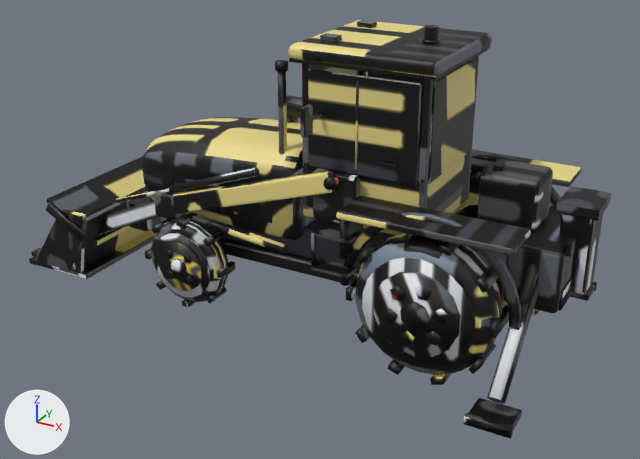
The FBX model unity/CheckoutSimulator/Assets/Resources/EventProps2/Obras_Backhoe.fbx, before and after one commit.
Before and after are seen from a camera (50 mm lens) standing at (4.01, -8.11, 4.87) and looking at (-0.36, -0.16, 0.9). The lights are fixed; the arrows at lower left show +X, +Y and +Z. The first picture is the older version. Where no turn or scale is listed for an object, it has been applied to the vertices. Vertices at exactly the same position are counted once.

Objects in the first picture: 'Obras_Backhoe'.
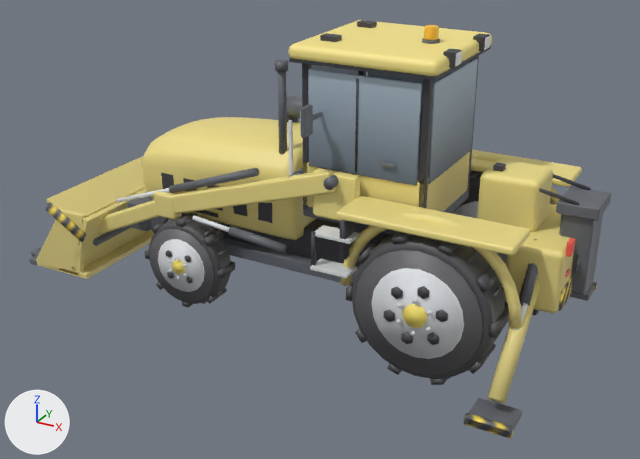
Boxes (x1, y1, x2, y2) around the edits, measured in the pictures (640 x 459 px):
part 1 of me_cube_918, added
    after: (574, 255, 579, 274)
part 2 of me_cube_918, added
    after: (484, 36, 490, 50)
part 3 of me_cube_918, added
    after: (473, 33, 490, 51)
part 4 of me_cube_918, added
    after: (455, 51, 462, 67)
part 5 of me_cube_918, added
    after: (443, 49, 461, 68)
part 6 of me_cube_918, rebuilt (7% wider)
    before: (452, 174, 481, 214)
    after: (452, 172, 483, 213)
part 7 of me_cube_918, rebuilt (6% wider, 7% taller)
    before: (151, 220, 228, 302)
    after: (149, 216, 231, 304)
part 8 of me_cube_918, rebuilt (12% wider, 14% taller)
    before: (153, 233, 210, 297)
    after: (150, 229, 214, 302)
part 9 of me_cube_918, rebuilt (12% narrower, 17% shorter)
    before: (171, 259, 186, 276)
    after: (172, 260, 185, 274)
part 10 of me_cube_918, rebuilt
    before: (185, 275, 193, 284)
    after: (186, 276, 193, 284)
part 11 of me_cube_918, rebuilt
    before: (167, 270, 175, 279)
    after: (167, 272, 174, 279)
part 12 of me_cube_918, deleted
    before: (400, 285, 449, 346)
part 13 of me_cube_918, built on
    before: (158, 172, 502, 375)
    after: (158, 120, 591, 379)
part 14 of me_cube_918, surface changed (lighter)
    both: (29, 20, 611, 439)

Diff of the bpy script that builds the scene:
```diff
--- a/unity/CheckoutSimulator/Assets/Resources/EventProps2/Obras_Backhoe.fbx.py
+++ b/unity/CheckoutSimulator/Assets/Resources/EventProps2/Obras_Backhoe.fbx.py
@@ me_cube_918 @@
 # used by ob_obras_backhoe; location = (0.0, 0.0, 0.0)
-me_cube_918.from_pydata(...)  # 6474 vertices, 5769 faces; spans x -4.05..2.62, y -1.63..1.63, z -0.01..3.23
+me_cube_918.from_pydata(...)  # 7868 vertices, 6688 faces; spans x -4.05..2.62, y -1.63..1.63, z -0.01..3.23
+# me_cube_918 part 1: the loose piece of 24 vertices spanning x 2.47..2.49, y -0.2..0.2, z 1.09..1.21 is copied, and the copy is scaled about its middle by (1, 1.18, 1.4), then moved by (-0.01, 0.0, 0.0); it spans x 2.46..2.48, y -0.23..0.24, z 1.06..1.24
+# me_cube_918 part 2: the loose piece of 24 vertices spanning x -0.2..-0.02, y 0.34..0.46, z 2.98..3.12 is copied, and the copy is scaled about its middle by (0.505, 1.13, 0.81), then moved by (1.28, 0.0, -0.02); it spans x 1.12..1.22, y 0.33..0.47, z 2.97..3.09
+# me_cube_918 part 3: the loose piece of 24 vertices spanning x -0.2..-0.02, y 0.34..0.46, z 2.98..3.12 is copied, and the copy is scaled about its middle by (0.652, 1.36, 1), then moved by (1.26, 0.0, -0.02); it spans x 1.09..1.21, y 0.32..0.48, z 2.96..3.1
+# me_cube_918 part 4: the loose piece of 24 vertices spanning x -0.2..-0.02, y -0.46..-0.34, z 2.98..3.12 is copied, and the copy is scaled about its middle by (0.505, 1.13, 0.81), then moved by (1.28, 0.0, -0.02); it spans x 1.12..1.23, y -0.47..-0.33, z 2.97..3.09
+# me_cube_918 part 5: the loose piece of 24 vertices spanning x -0.2..-0.02, y -0.46..-0.34, z 2.98..3.12 is copied, and the copy is scaled about its middle by (0.652, 1.36, 1), then moved by (1.26, 0.0, -0.02); it spans x 1.1..1.22, y -0.48..-0.32, z 2.96..3.1
+# me_cube_918 part 6: the loose piece of 176 vertices spanning x 0.52..1.98, y 0.71..1.19, z 0.02..1.5 is rebuilt with 144 vertices and now spans x 0.51..1.99, y 0.71..1.19, z 0.02..1.5
+# me_cube_918 part 7: the loose piece of 144 vertices spanning x -2.14..-1.16, y -1.03..-0.73, z 0.02..1.02 is rebuilt with 144 vertices and now spans x -2.15..-1.15, y -1.03..-0.73, z 0.02..1.02
+# me_cube_918 part 8: the loose piece of 36 vertices spanning x -2.03..-1.27, y -1.04..-1.03, z 0.13..0.91 is rebuilt with 48 vertices and now spans x -2.09..-1.21, y -1.04..-1.03, z 0.08..0.96
+# me_cube_918 part 9: the loose piece of 18 vertices spanning x -1.75..-1.55, y -1.1..-1.05, z 0.43..0.62 is rebuilt with 20 vertices and now spans x -1.73..-1.57, y -1.1..-1.05, z 0.44..0.6
+# me_cube_918 part 10: the loose piece of 10 vertices spanning x -1.58..-1.47, y -1.08..-1.06, z 0.35..0.45 is rebuilt with 12 vertices and now spans x -1.56..-1.48, y -1.08..-1.06, z 0.34..0.43
+# me_cube_918 part 11: the loose piece of 10 vertices spanning x -1.83..-1.72, y -1.08..-1.06, z 0.35..0.45 is rebuilt with 12 vertices and now spans x -1.82..-1.74, y -1.08..-1.06, z 0.34..0.43
+# me_cube_918 part 12: 23 loose pieces with 290 vertices, spanning x -1.83..2.5, y -1.24..1.24, z 0.35..1.17, are deleted
+# me_cube_918 part 13: 24 vertices moved within x -1.78..2.5, y -1.08..1.08, z 0.7..1.17; 820 vertices removed from x -2.14..2.5, y -1.26..1.23, z 0.02..1.5; 1966 vertices added at x -2.8..2.5, y -1.28..1.28, z 0.0..2.3
+# me_cube_918 part 14: 4285 kept faces spanning x -4.05..2.62, y -1.63..1.63, z -0.01..3.23 get new texture (UV) coordinates
+# other edits to the shape of me_cube_918 do not show in these pictures
 me_cube_918.materials.append(mat_obras_backhoe_mat)
```
